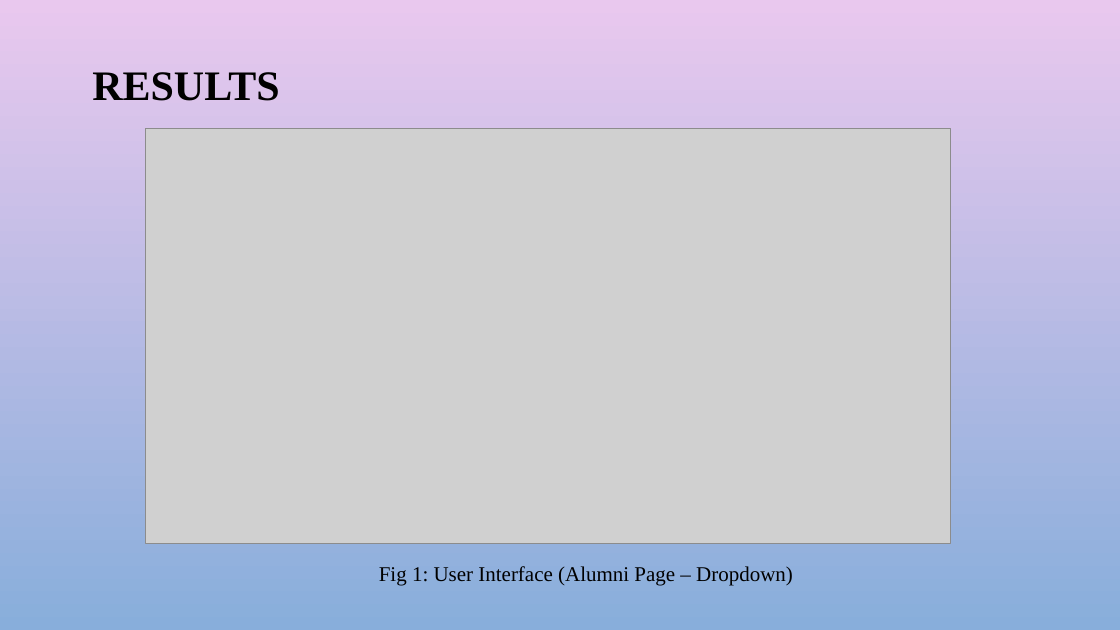
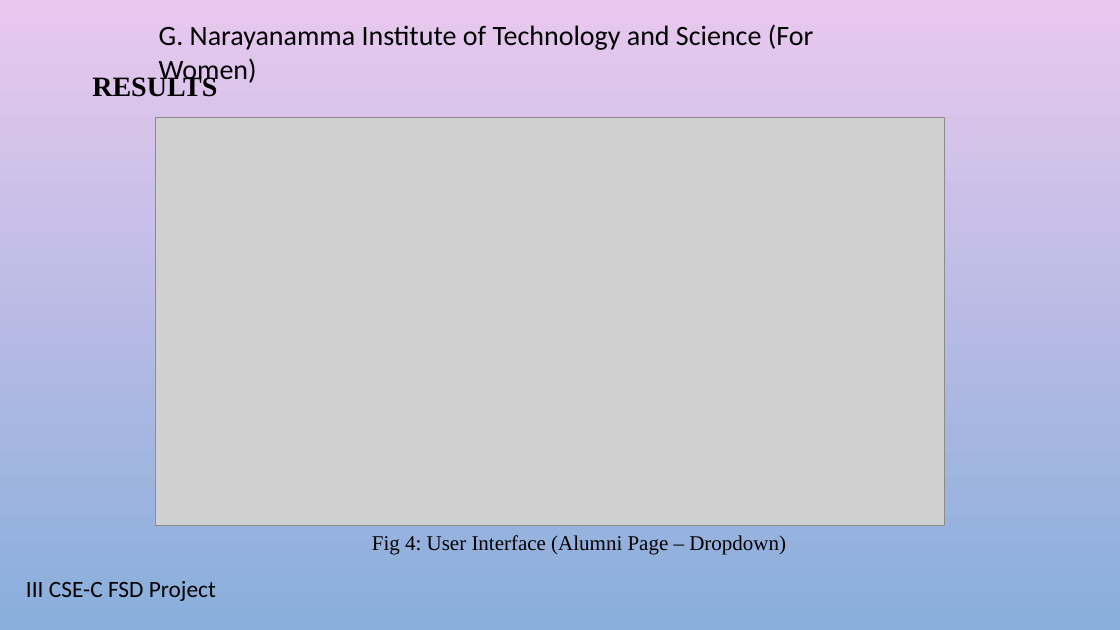
Before and after one commit to AkhilaS17/PlacePrepPortal, a slide deck: slide 8 of Placeprep.pptx. Drawn at 1120x630 pixels with LibreOffice and Linux fonts; fonts in the diff are those of the drawing; grey boxes stand for pictures; background and template pictures are left out. Boxes give left, top, right and bottom in pixels: in the first picture for what was removed or moved away, otherwise in the second. Text is boxed around its words. In the diff, an @@ line names an element or a change of style, - is before the commit and + after.

```diff
--- a/Placeprep.pptx
+++ b/Placeprep.pptx
@@ text added at box(159, 24, 813, 86), 24 pt, text #000000 @@
+G. Narayanamma Institute of Technology and Science (For Women)
@@ title "RESULTS" at box(92, 74, 217, 97): size 36 to 24 pt @@
@@ picture: place and size @@
-picture at box(145, 129, 950, 544)
+picture at box(155, 118, 945, 525)
@@ text at box(372, 535, 786, 555): text changed @@
-Fig 1: User Interface (Alumni Page – Dropdown)
+Fig 4: User Interface (Alumni Page – Dropdown)
@@ text added at box(26, 581, 216, 601), 20 pt, text #000000 @@
+III CSE-C FSD Project
```
Also in this commit, not shown: 12 other slides changed.
